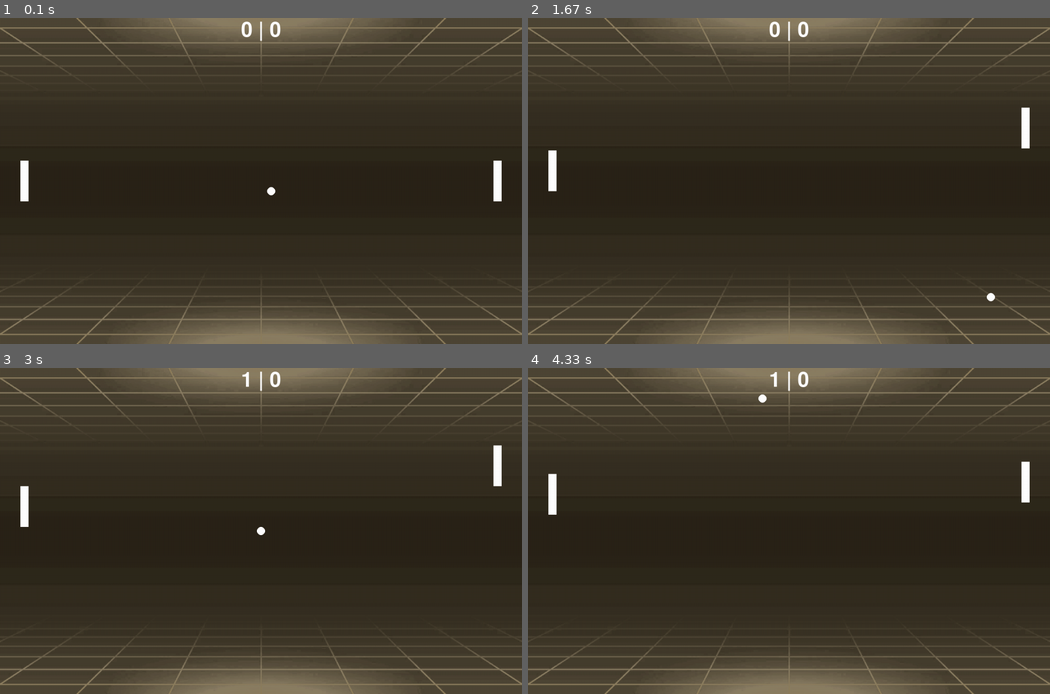
Above: before the commit, frames 1-4 (two rows, left to right).
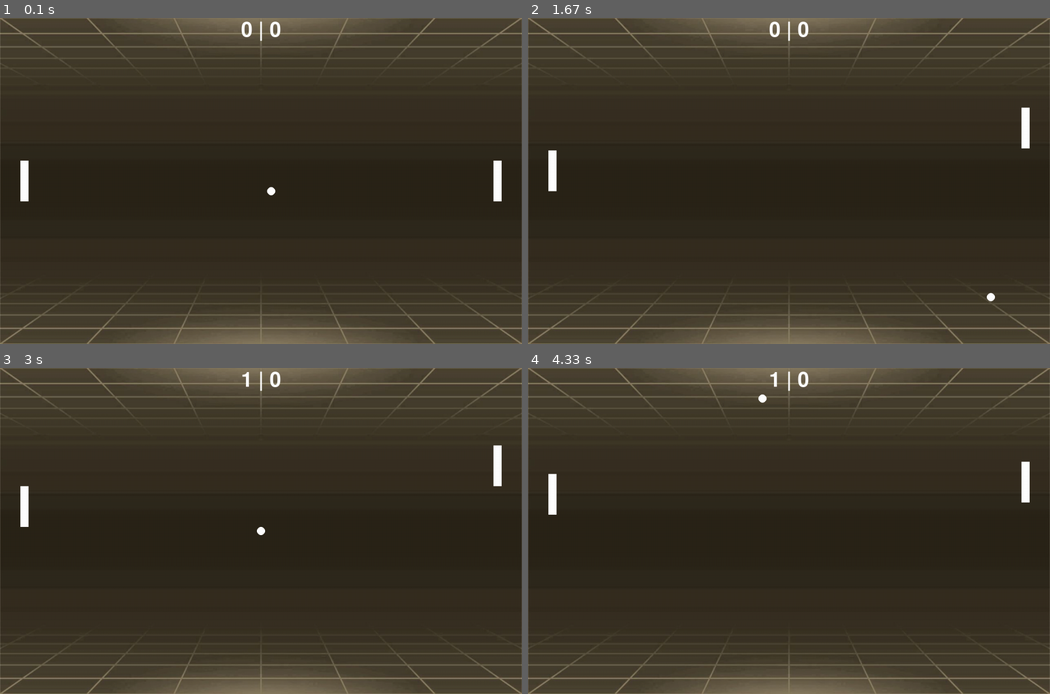
Above: after the commit, the same moments.

Repository: thomas-mosset/pong-pygame
Game: pygame game, started from src/main.py
Two runs of this game, one before a commit and one after it. Both use one fixed random seed, a clock stepped at 60 frames per second and the inputs below.
Inputs:
- Up to frame 1 (0.1 s): no input
- Up to frame 2 (1.67 s): hold Up 0.33-0.8 s; hold Down 0.83-1.13 s; tap Z at 0.9, 1.23, 1.63 s; tap S at 0.98 s; hold Up 1.17-1.53 s; hold Down from 1.57 s (still down)
- Up to frame 3 (3 s): release Down at 1.93 s; hold Up 1.97-2.27 s; tap Z at 2.03, 2.37, 2.7 s; tap S at 2.12 s; hold Down 2.3-2.6 s; hold Up from 2.63 s (still down)
- Up to frame 4 (4.33 s): release Up at 3 s; hold Down 3.03-3.4 s; tap Z at 3.1, 3.5, 3.83, 4.17 s; tap S at 3.18, 4.25 s; hold Up 3.43-3.73 s; hold Down 3.77-4.07 s; hold Up from 4.1 s (still down)

The runs differ from the first frame. In frame 1, 5.3% of the frame differs, in the area x 0-100%, y 0-100%; in frame 2, 5.3%; in frame 3, 5.3%; in frame 4, 5.3%.

Commit message:
improvement - change + optimization for bg img

Diff:
--- a/src/main.py
+++ b/src/main.py
@@ -7,11 +7,6 @@
 
 from game import Paddle, Ball
 from score import Score
-
-image_path = os.path.join(os.path.dirname(__file__), '..', 'assets', 'images', 'freepik__bg.png')
-background = pygame.image.load(image_path)
-background = pygame.transform.scale(background, (settings.SCREEN_WIDTH, settings.SCREEN_HEIGHT)) # rescale and adapt the background to my screen size
-
 
 # game init
 pygame.init()
@@ -24,6 +19,9 @@
 # game's screen
 screen = pygame.display.set_mode((settings.SCREEN_WIDTH, settings.SCREEN_HEIGHT))
 pygame.display.set_caption(settings.GAME_TITLE)
+
+image_path = os.path.join(os.path.dirname(__file__), '..', 'assets', 'images', 'freepik__bg.jpg')
+background = pygame.image.load(image_path).convert() # .convert() -> optimization for bg image
 
 # game's FPS
 clock = pygame.time.Clock()
Binary file added: assets/images/freepik__bg.jpg
Binary file removed: assets/images/freepik__bg.png
